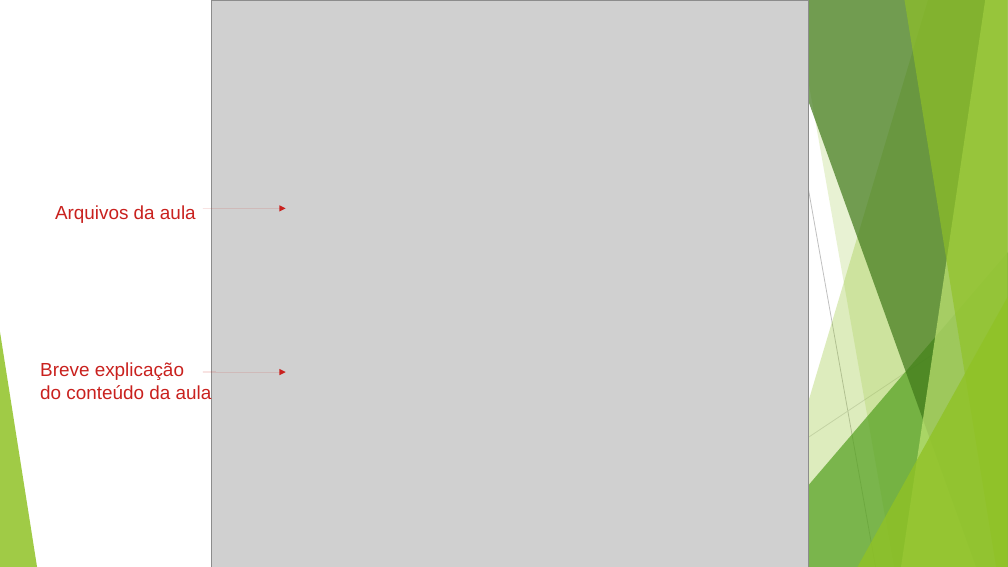
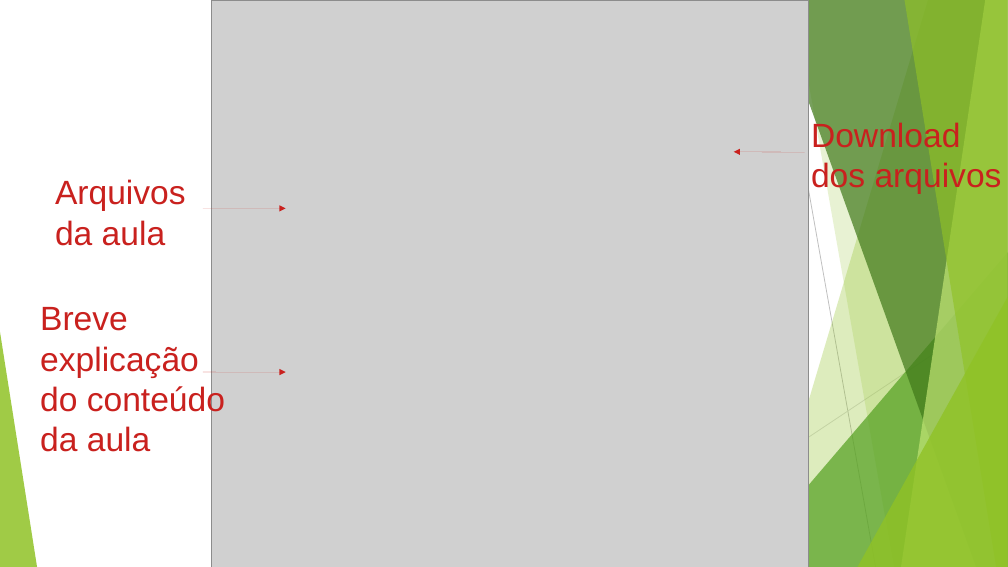
Before and after one commit to profdouglasifsp/LOG-estruturasDeDecisao, a slide deck: slide 4 of logicaDeProgramacaoEstruturasDeDecisao.odp. Drawn at 1008x567 pixels with LibreOffice and Linux fonts; fonts in the diff are those of the drawing; grey boxes stand for pictures. Boxes give left, top, right and bottom in pixels: in the first picture for what was removed or moved away, otherwise in the second. Text is boxed around its words. In the diff, an @@ line names an element or a change of style, - is before the commit and + after.

Commit message:
Correções e adição do plano de aula e lista de exercícios

```diff
--- a/logicaDeProgramacaoEstruturasDeDecisao.odp
+++ b/logicaDeProgramacaoEstruturasDeDecisao.odp
@@ text added at <box>811,120,1002,194</box>, 32 pt, text #C9211E @@
+Download
+dos arquivos
@@ text "Arquivos da aula": place and size @@
-text "Arquivos da aula" at <box>55,205,196,223</box>
+text "Arquivos da aula" at <box>55,179,186,246</box>
@@ text "Arquivos da aula" at <box>55,179,186,246</box>: size 18 to 32 pt @@
@@ arrow added from (805, 152) to (734, 152), #C9211E 0 pt @@
@@ text at <box>40,307,225,452</box>: text changed; size 18 to 32 pt @@
-Breve explicação
-do conteúdo da aula
+Breve
+explicação
+do conteúdo
+da aula
```
Also in this commit, not shown: 7 other slides changed, 1 slide added, 3 other files.
